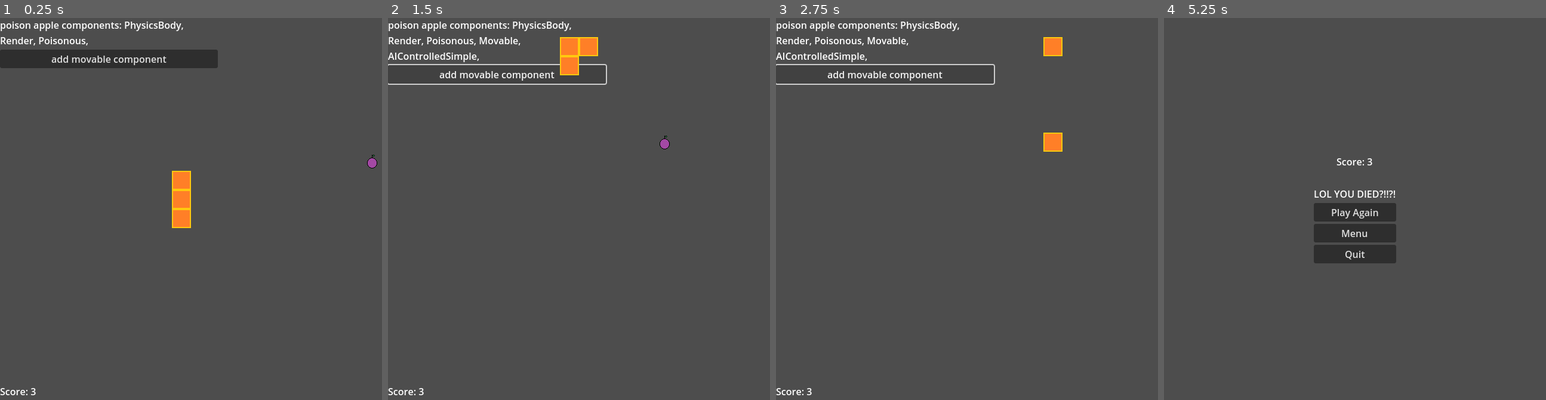
Above: before the commit, frames 1-4 (left to right).
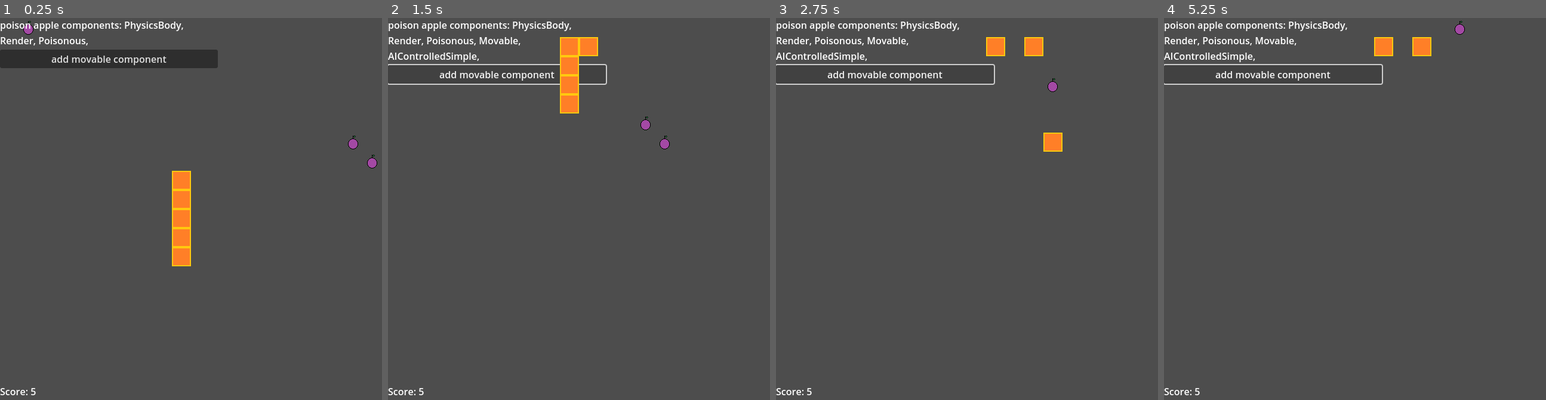
Above: after the commit, the same moments.

Repository: sethbabauta/snake-run
Game: Godot game, scene res://Scenes/demo.tscn
Same seed, same stepped clock (60 frames per second), same inputs: the game is played once before the commit and once after it. This scene is started directly instead of the project's main scene.
Inputs:
- Up to frame 1 (0.25 s): no input
- Up to frame 2 (1.5 s): click "add movable component" at 0.5 s; hold D (turn_right) from 1.28 s (still down)
- Up to frame 3 (2.75 s): release D (turn_right) at 2.03 s; hold S (turn_down) from 2.03 s (still down)
- Up to frame 4 (5.25 s): release S (turn_down) at 2.78 s; hold D (turn_right) 2.78-3.53 s; hold W (turn_up) 3.53-4.28 s; hold A (turn_left) from 4.28 s (still down)

The runs differ from the first frame. In frame 1, 0.6% of the frame differs, in the area x 6-94%, y 0-99%; in frame 2, 0.6%; in frame 3, 0.8%; in frame 4, 5.5%, in the area x 0-79%, y 0-99%.

Commit message:
poison removes segments from tail to head

Diff:
--- a/Scripts/components.gd
+++ b/Scripts/components.gd
@@ -160,8 +160,9 @@
 
 
 	func _ingest_poison(event: Event):
-		var kill_self_event:= Event.new("KillSelf")
-		self.game_object.queue_after_effect(self.game_object, kill_self_event, event)
+		if event.parameters["poison_level"] > 0:
+			var kill_self_event:= Event.new("KillSelf")
+			self.game_object.queue_after_effect(self.game_object, kill_self_event, event)
 
 
 	func _kill_self() -> void:
@@ -304,6 +305,8 @@
 			self._grow()
 		if event.id == "KillSelf":
 			self._disconnect_bodies()
+		if event.id == "IngestPoison":
+			self._pass_poison(event)
 
 		return event
 
@@ -360,3 +363,24 @@
 
 		if self.prev_body:
 			self.game_object.queue_after_effect(prev_body, Event.new("FollowNextBody"), event)
+
+
+	func _pass_poison(event: Event) -> void:
+		var poison_level: int = event.parameters["poison_level"]
+
+		# pass poison event to tail
+		if self.prev_body:
+			self.game_object.dequeue_after_effect(event, "KillSelf")
+			var new_event:= Event.new(
+					"IngestPoison",
+					{"poison_level": poison_level},
+			)
+			self.game_object.queue_after_effect(self.prev_body, new_event, event)
+			return
+
+		if poison_level > 0 and self.next_body:
+			var new_event:= Event.new(
+					"IngestPoison",
+					{"poison_level": poison_level-1},
+			)
+			self.game_object.queue_after_effect(self.next_body, new_event, event)
--- a/Scripts/demo.gd
+++ b/Scripts/demo.gd
@@ -4,10 +4,10 @@
 @export var main_node: Main
 @export var demo_label: Label
 
-const START_LENGTH = 3
+const START_LENGTH = 5
+const APPLE_AMOUNT = 3
 
-var poison_apple: GameEngine.GameObject
-var player: GameEngine.GameObject
+var poison_apples: Array = []
 
 func _ready():
 	var start_position: Vector2 = Utils.convert_simple_to_world_coordinates(Vector2(9, 9))
@@ -15,7 +15,9 @@
 
 	await get_tree().create_timer(0.1).timeout
 
-	self.poison_apple = main_node.spawn_and_place_object("PoisonApple")
+	for idx in range(APPLE_AMOUNT):
+		self.poison_apples.append(main_node.spawn_and_place_object("PoisonApple"))
+
 	self.update_label()
 
 
@@ -24,19 +26,18 @@
 
 
 func update_label() -> void:
-	if str(self.poison_apple.physics_body) != "<Freed Object>":
+	if str(self.poison_apples[0].physics_body) != "<Freed Object>":
 		var display_components: String = "poison apple components: "
-		for component_name in self.poison_apple.components:
+		for component_name in self.poison_apples[0].components:
 			display_components += (component_name + ", ")
 
 		demo_label.text = display_components
 
-		self.player = main_node.get_closest_player_controlled(poison_apple)
-
 
 func _on_button_pressed():
-	poison_apple.add_component("Movable", { "speed": "1", "direction": "N", "priority": "99" })
-	poison_apple.add_component("AIControlledSimple", { "priority": "101" })
+	for apple in self.poison_apples:
+		apple.add_component("Movable", { "speed": "1", "direction": "N", "priority": "99" })
+		apple.add_component("AIControlledSimple", { "priority": "101" })
 
 
 func _on_timer_timeout():
--- a/Scripts/game_engine.gd
+++ b/Scripts/game_engine.gd
@@ -112,7 +112,7 @@
 		var event_job_to_dequeue: EventJob
 		for job in event.parameters["after_effects"]:
 			if job.event.id == event_id_to_dequeue:
-				event_id_to_dequeue = job
+				event_job_to_dequeue = job
 				break
 
 		if event_id_to_dequeue:
Not shown, changed: Blueprints.txt
